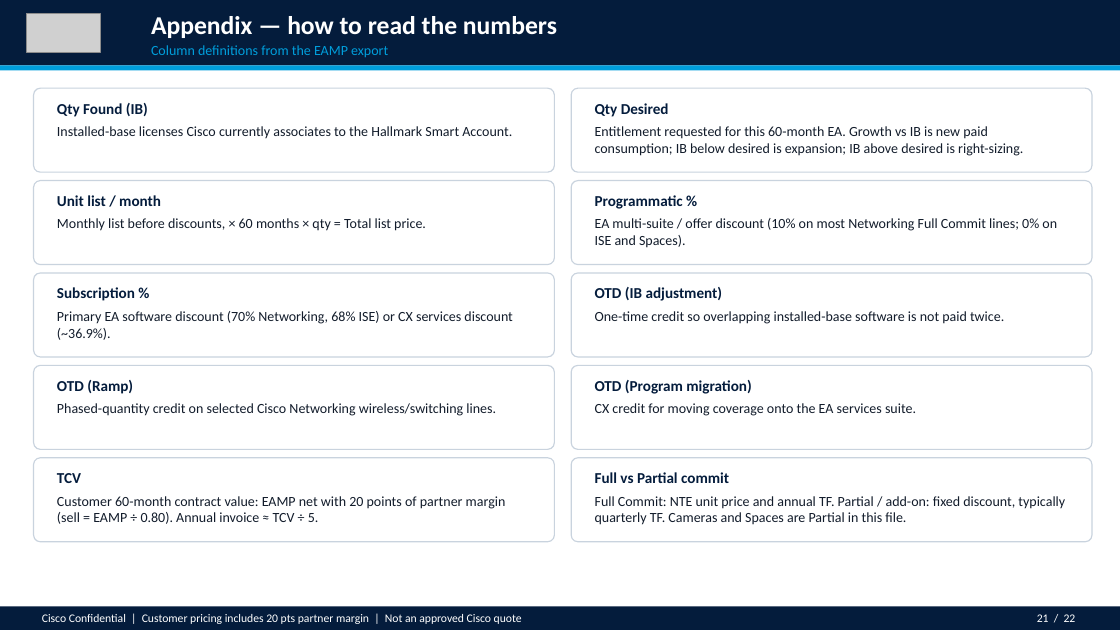
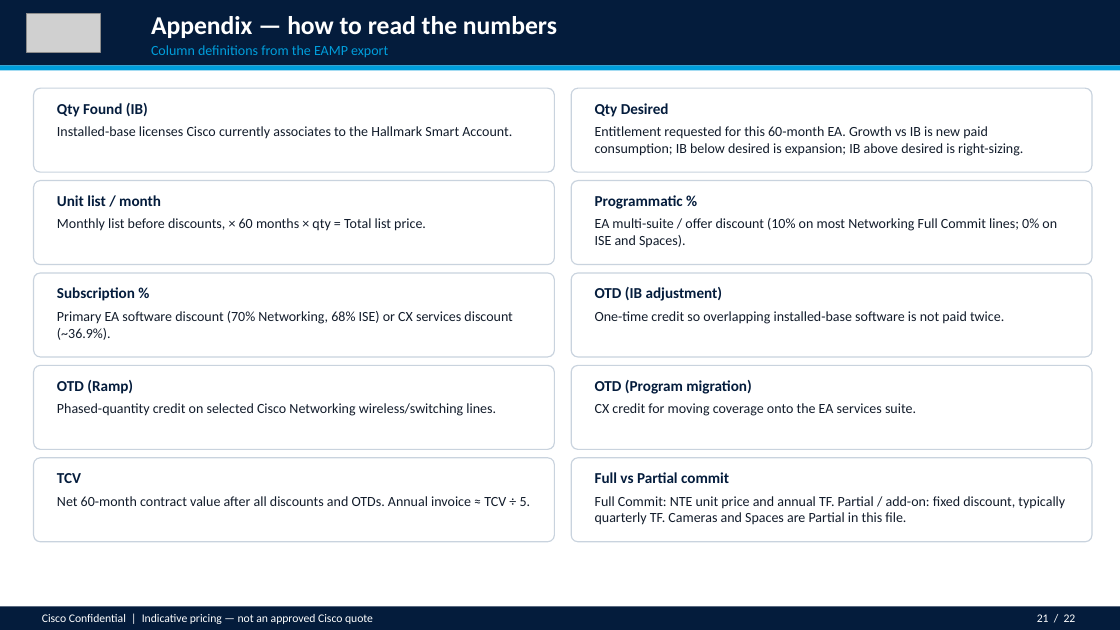
Before and after one commit to chchilds/cxvx, a slide deck: slide 21 of ea-proposal/HALLMARK_CARDS_INCORPORATED_Enterprise_Agreement_Proposal.pptx. Drawn at 1120x630 pixels with LibreOffice and Linux fonts; fonts in the diff are those of the drawing; grey boxes stand for pictures. Boxes give left, top, right and bottom in pixels: in the first picture for what was removed or moved away, otherwise in the second. Text is boxed around its words. In the diff, an @@ line names an element or a change of style, - is before the commit and + after.

```diff
--- a/ea-proposal/HALLMARK_CARDS_INCORPORATED_Enterprise_Agreement_Proposal.pptx
+++ b/ea-proposal/HALLMARK_CARDS_INCORPORATED_Enterprise_Agreement_Proposal.pptx
@@ text at [57, 496, 531, 506]: text changed @@
-Customer 60-month contract value: EAMP net with 20 points of partner margin (sell = EAMP ÷ 0.80). Annual invoice ≈ TCV ÷ 5.
+Net 60-month contract value after all discounts and OTDs. Annual invoice ≈ TCV ÷ 5.
@@ text at [42, 614, 373, 624]: text changed @@
-Cisco Confidential | Customer pricing includes 20 pts partner margin | Not an approved Cisco quote
+Cisco Confidential | Indicative pricing — not an approved Cisco quote
```
Also in this commit, not shown: 20 other slides changed, 2 other files.
